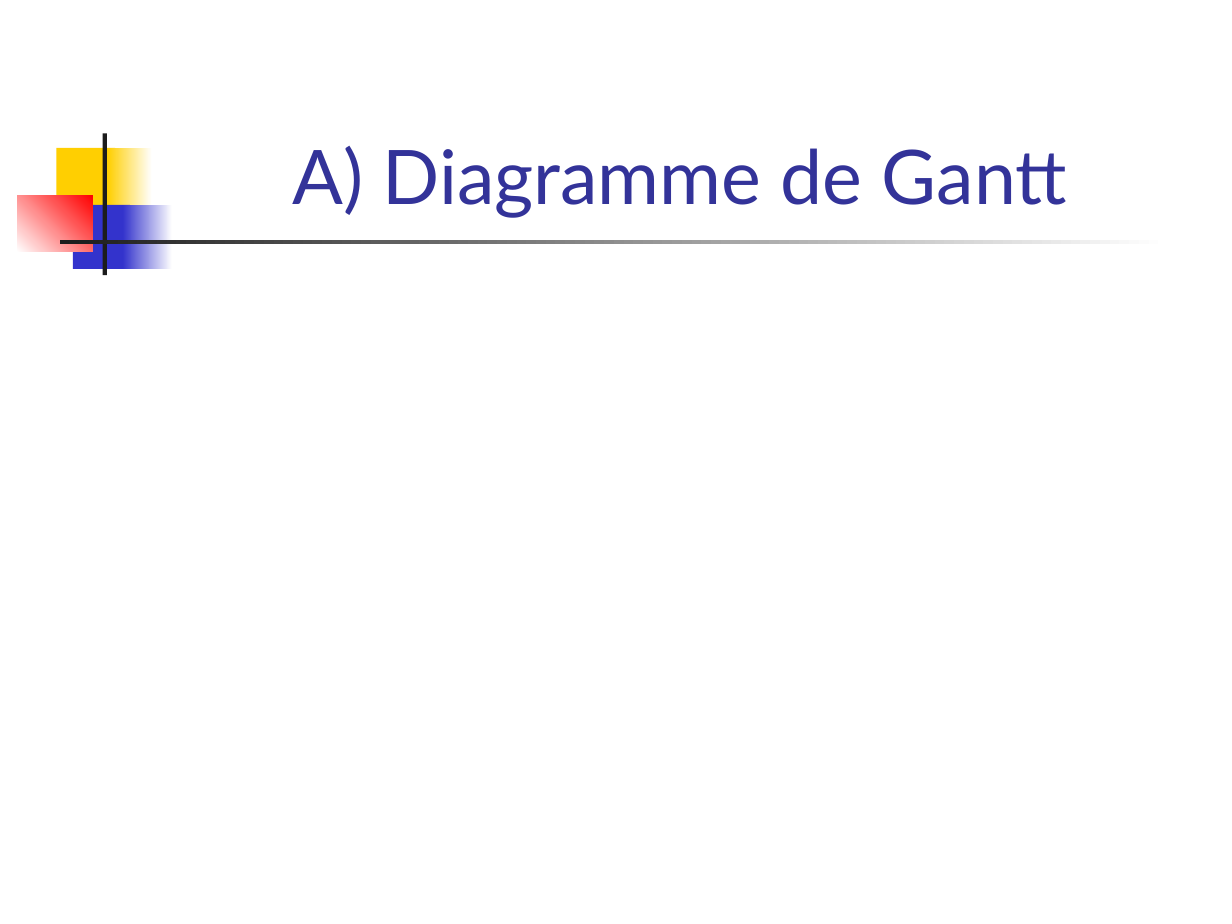
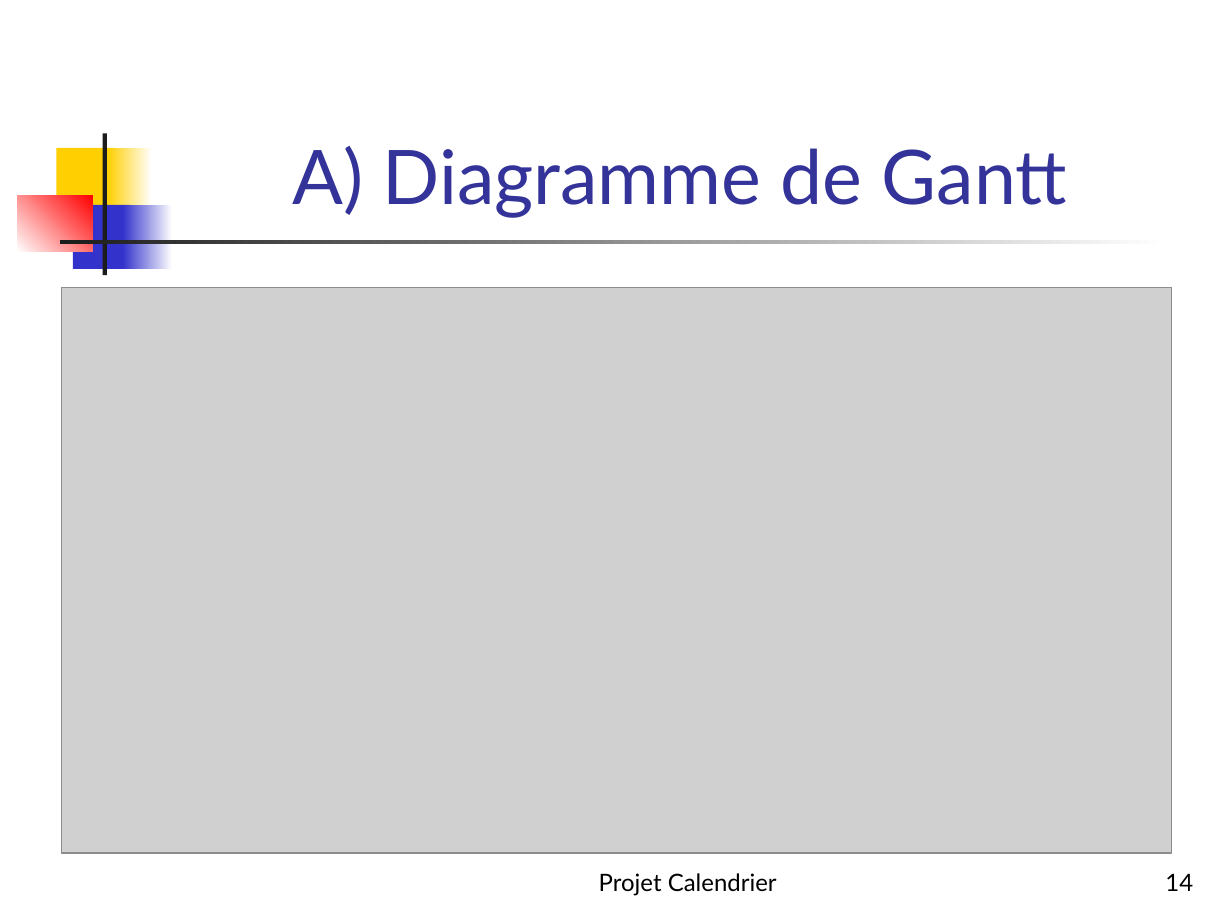
Before and after one commit to becharib/Calendar, a slide deck: slide 14 of Présentation/Soutenance projet.ppt. Drawn at 1232x924 pixels with LibreOffice and Linux fonts; fonts in the diff are those of the drawing; grey boxes stand for pictures. Boxes give left, top, right and bottom in pixels: in the first picture for what was removed or moved away, otherwise in the second. Text is boxed around its words. In the diff, an @@ line names an element or a change of style, - is before the commit and + after.

```diff
--- a/Présentation/Soutenance projet.ppt
+++ b/Présentation/Soutenance projet.ppt
@@ picture added at bbox=[62, 287, 1172, 853] @@
@@ text added at bbox=[599, 873, 777, 896], 14 pt, text #000000 @@
+Projet Calendrier
@@ page number added at bbox=[1165, 873, 1193, 891], 14 pt, text #000000 @@
+14
```
Also in this commit, not shown: 13 other slides changed, 2 slides added, 2 slides removed.
